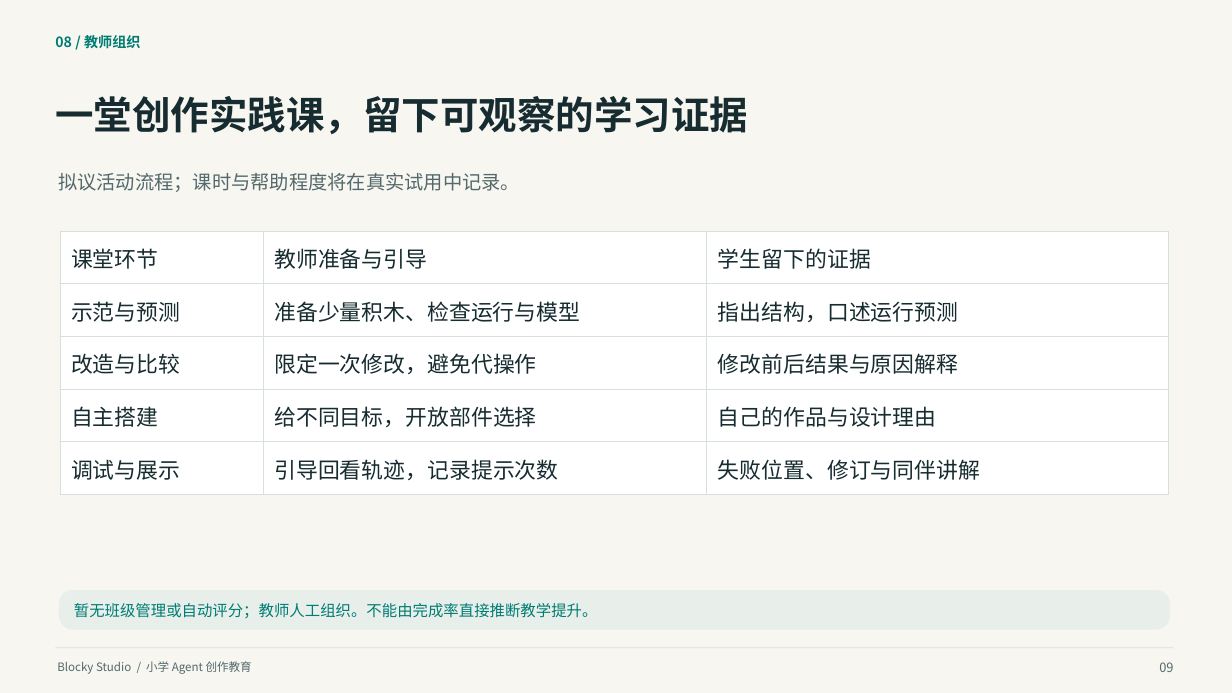
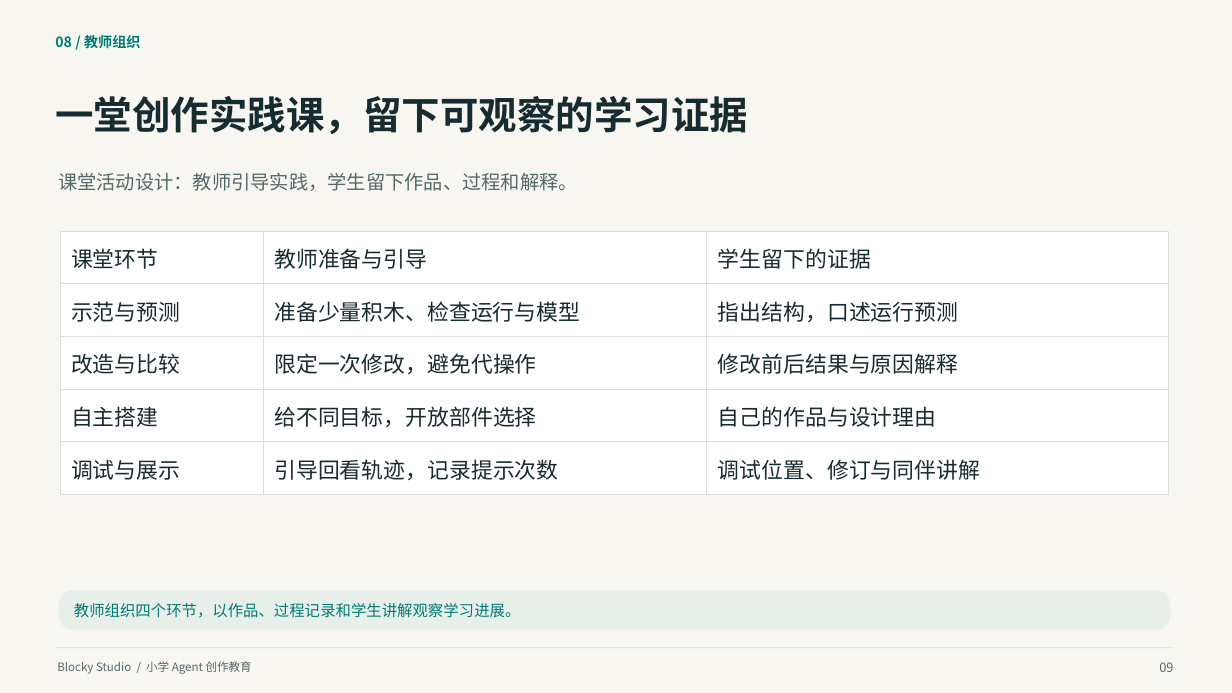
Before and after one commit to q2955161835-debug/Blocky-AI, a slide deck: slide 9 of doc/交付/2026-10-03-答辩与商业计划书/Blocky-Studio-小学Agent创作教育-2026-10-03.pptx. Drawn at 1232x693 pixels with LibreOffice and Linux fonts; fonts in the diff are those of the drawing. Boxes give left, top, right and bottom in pixels: in the first picture for what was removed or moved away, otherwise in the second. Text is boxed around its words. In the diff, an @@ line names an element or a change of style, - is before the commit and + after.

Commit message:
docs: revise pitch wording and record independent investor reaudit [skip ci]

```diff
--- a/doc/交付/2026-10-03-答辩与商业计划书/Blocky-Studio-小学Agent创作教育-2026-10-03.pptx
+++ b/doc/交付/2026-10-03-答辩与商业计划书/Blocky-Studio-小学Agent创作教育-2026-10-03.pptx
@@ text at (x1=58, y1=173, x2=578, y2=191): text changed @@
-拟议活动流程；课时与帮助程度将在真实试用中记录。
+课堂活动设计：教师引导实践，学生留下作品、过程和解释。
@@ table at (x1=60, y1=231, x2=1169, y2=484) @@
-row 5, column 3: 失败位置、修订与同伴讲解
+row 5, column 3: 调试位置、修订与同伴讲解
@@ text at (x1=74, y1=603, x2=521, y2=618): text changed @@
-暂无班级管理或自动评分；教师人工组织。不能由完成率直接推断教学提升。
+教师组织四个环节，以作品、过程记录和学生讲解观察学习进展。
```
Also in this commit, not shown: 14 other slides changed, 12 other files.
